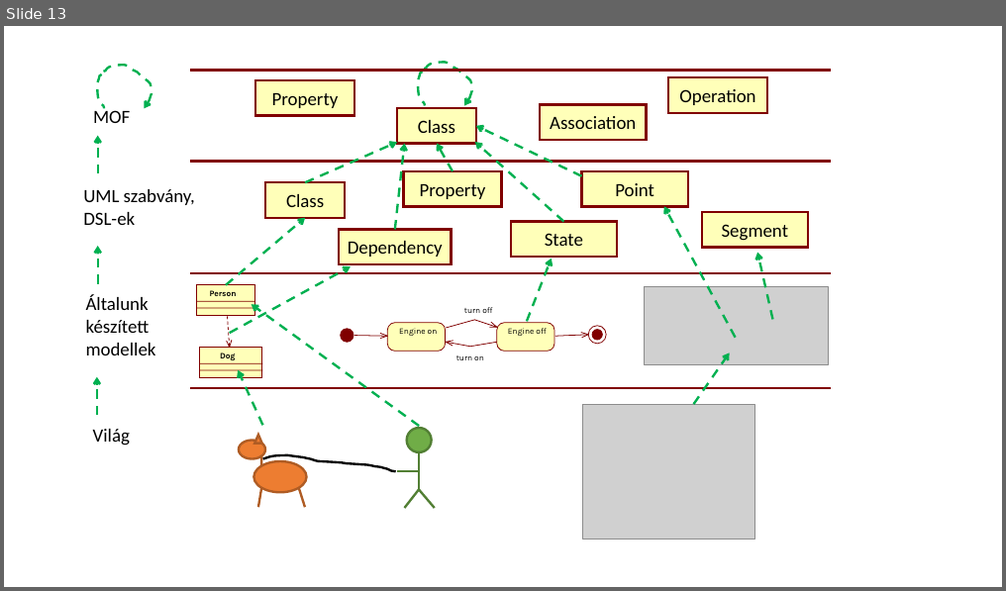
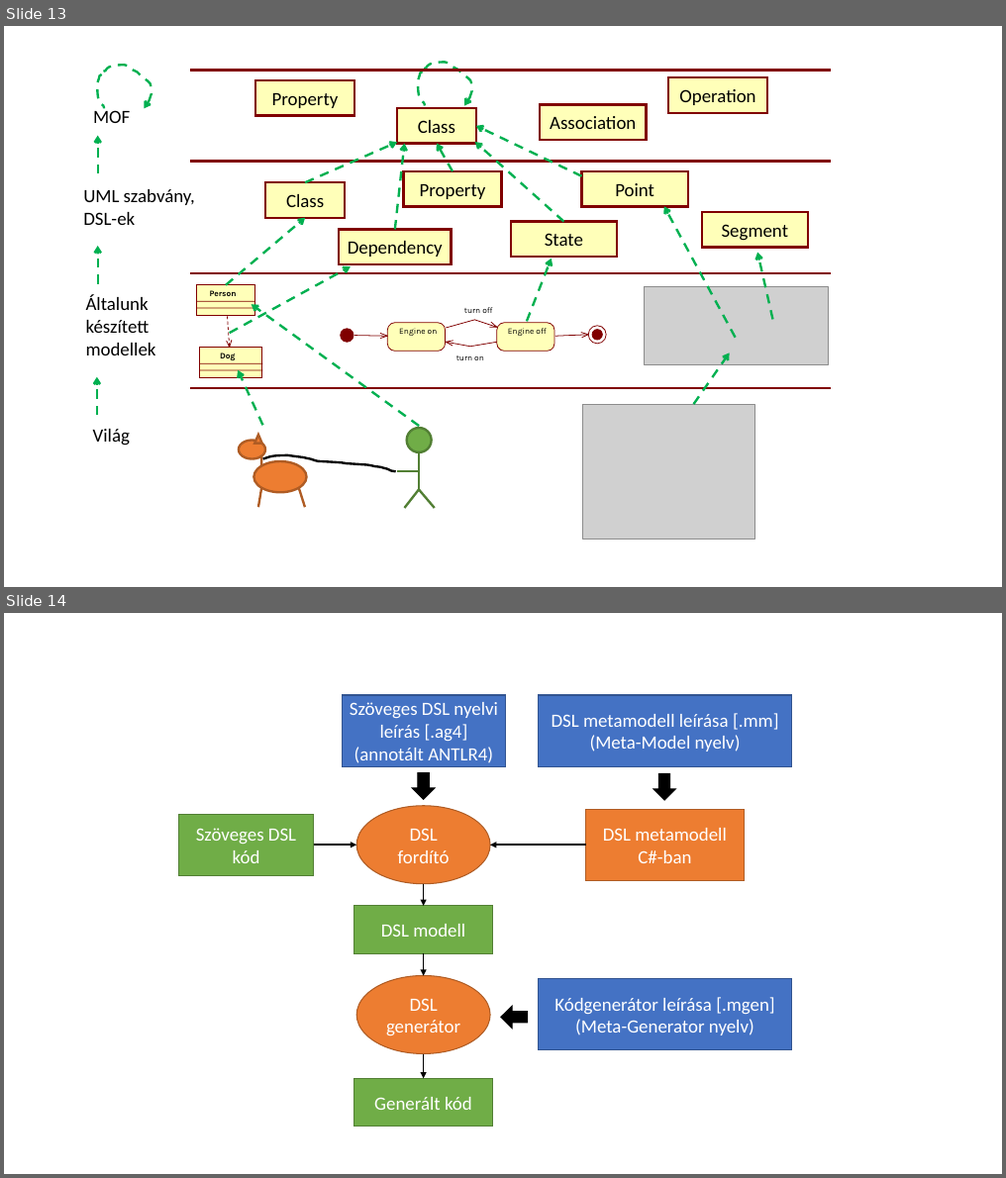
Before and after one commit to balazssimon/meta-cs, a slide deck: docs/latex/hungarian/images/Images.pptx. Shown one above the other, each under a label of ours: slide 13 before the commit, slides 13 and 14 after it. The pictures are 1006x591 and 1006x1178 pixels, drawn with LibreOffice and Linux fonts; fonts in the diff are those of the drawing; grey boxes stand for pictures. Boxes give left, top, right and bottom in pixels: in the first picture for what was removed or moved away, otherwise in the second. Text is boxed around its words. In the diff, an @@ line names an element or a change of style, - is before the commit and + after.

Commit message:
MetaDslx documentation

```diff
--- a/docs/latex/hungarian/images/Images.pptx
+++ b/docs/latex/hungarian/images/Images.pptx
@@ slide 14 added at (4, 613, 1002, 1174), background #FFFFFF @@
@@ rectangle added at (342, 695, 506, 766), fill #4472C4, outline #325491 1 pt, 18 pt, text #FFFFFF @@
+Szöveges DSL nyelvi leírás [.ag4]
+(annotált ANTLR4)
@@ rectangle added at (539, 695, 792, 766), fill #4472C4, outline #325491 1 pt, 18 pt, text #FFFFFF @@
+DSL metamodell leírása [.mm]
+(Meta-Model nyelv)
@@ down arrow added at (412, 773, 435, 799), fill #000000, outline #000000 1 pt @@
@@ down arrow added at (653, 774, 676, 800), fill #000000, outline #000000 1 pt @@
@@ rectangle added at (178, 814, 313, 875), fill #70AD47, outline #538035 1 pt, 18 pt, text #FFFFFF @@
+Szöveges DSL kód
@@ ellipse added at (356, 806, 490, 884), fill #ED7D31, outline #AF5C24 1 pt, 18 pt, text #FFFFFF @@
+DSL fordító
@@ rectangle added at (586, 809, 744, 880), fill #ED7D31, outline #AF5C24 1 pt, 18 pt, text #FFFFFF @@
+DSL metamodell C#-ban
@@ arrow added from (314, 845) to (356, 845), #000000 1.5 pt @@
@@ arrow added from (586, 845) to (491, 845), #000000 1.5 pt @@
@@ rectangle added at (354, 906, 494, 954), fill #70AD47, outline #538035 1 pt, 18 pt, text #FFFFFF @@
+DSL modell
@@ arrow added from (423, 884) to (423, 906), #000000 1.5 pt @@
@@ arrow added from (423, 955) to (423, 976), #000000 1.5 pt @@
@@ ellipse added at (356, 976, 490, 1055), fill #ED7D31, outline #AF5C24 1 pt, 18 pt, text #FFFFFF @@
+DSL generátor
@@ rectangle added at (539, 979, 792, 1051), fill #4472C4, outline #325491 1 pt, 18 pt, text #FFFFFF @@
+Kódgenerátor leírása [.mgen]
+(Meta-Generator nyelv)
@@ down arrow added at (501, 1006, 528, 1029), fill #000000, outline #000000 1 pt @@
@@ arrow added from (423, 1054) to (423, 1078), #000000 1.5 pt @@
@@ rectangle added at (354, 1078, 494, 1127), fill #70AD47, outline #538035 1 pt, 18 pt, text #FFFFFF @@
+Generált kód
```
Also in this commit, not shown: 14 other files.
